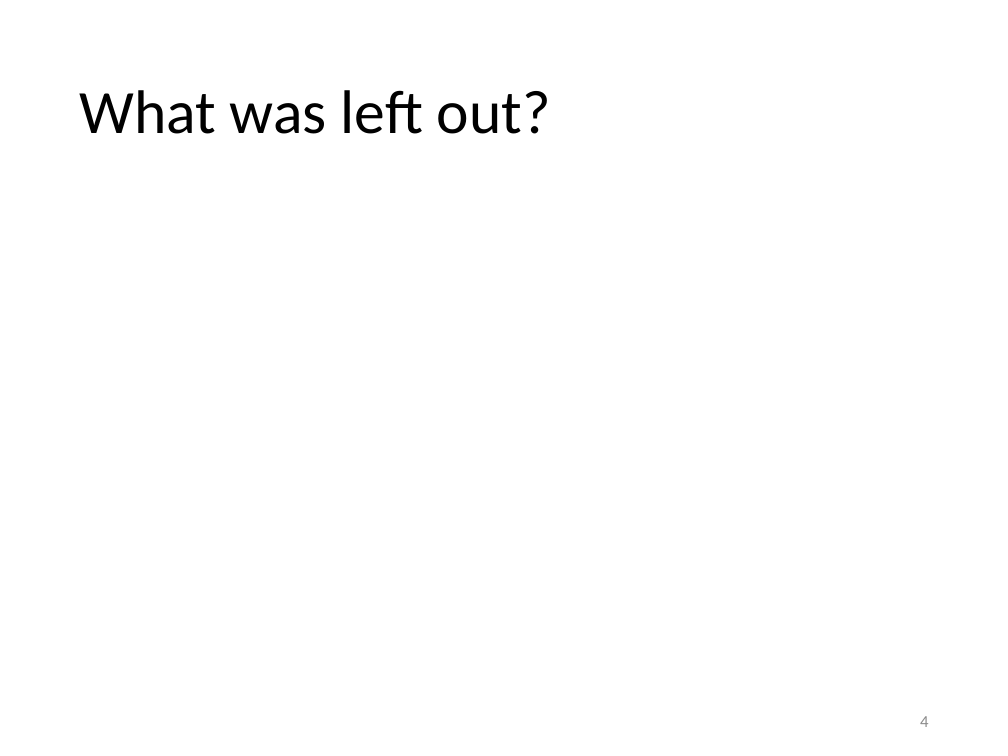
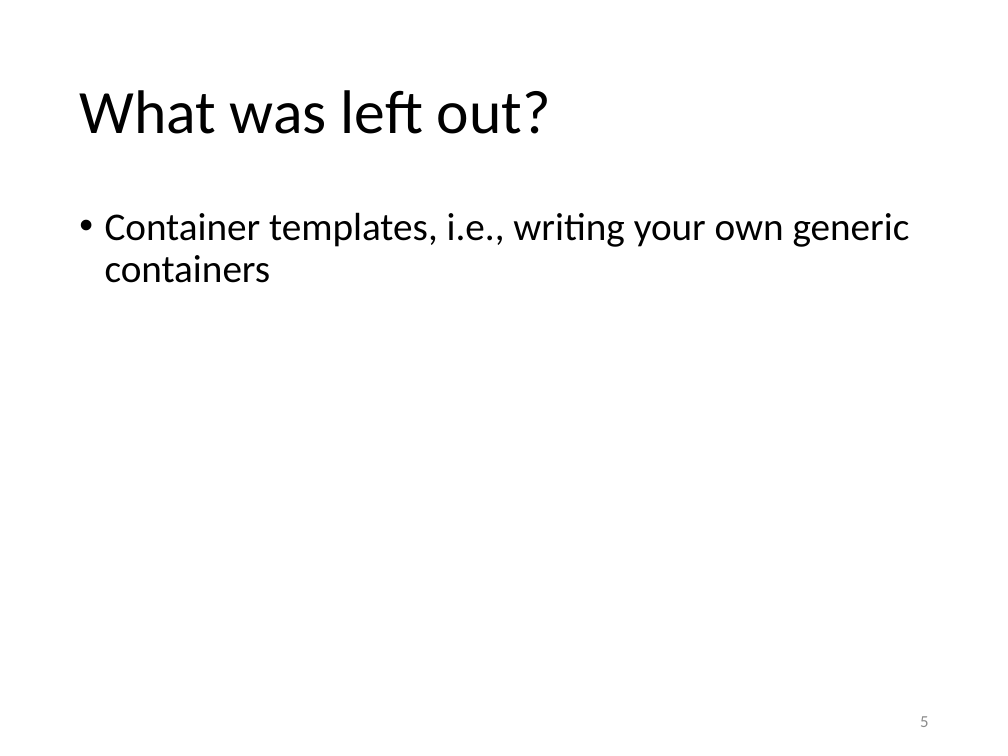
Before and after one commit to gjbex/training-material, a slide deck: slide 5 of CPlusPlus/05_essential_cpp_templates.pptx (slide 4 before the commit). Drawn at 1008x756 pixels with LibreOffice and Linux fonts; fonts in the diff are those of the drawing. Boxes give left, top, right and bottom in pixels: in the first picture for what was removed or moved away, otherwise in the second. Text is boxed around its words. In the diff, an @@ line names an element or a change of style, - is before the commit and + after.

Commit message:
Added slide on variadic templates

```diff
--- a/CPlusPlus/05_essential_cpp_templates.pptx
+++ b/CPlusPlus/05_essential_cpp_templates.pptx
@@ text added at (x1=105, y1=212, x2=910, y2=283), 28 pt, text #000000 @@
+• Container templates, i.e., writing your own generic containers
@@ page number at (x1=920, y1=716, x2=928, y2=727): text changed @@
-4
+5
```
Also in this commit, not shown: 1 other slide changed, 1 slide added.
